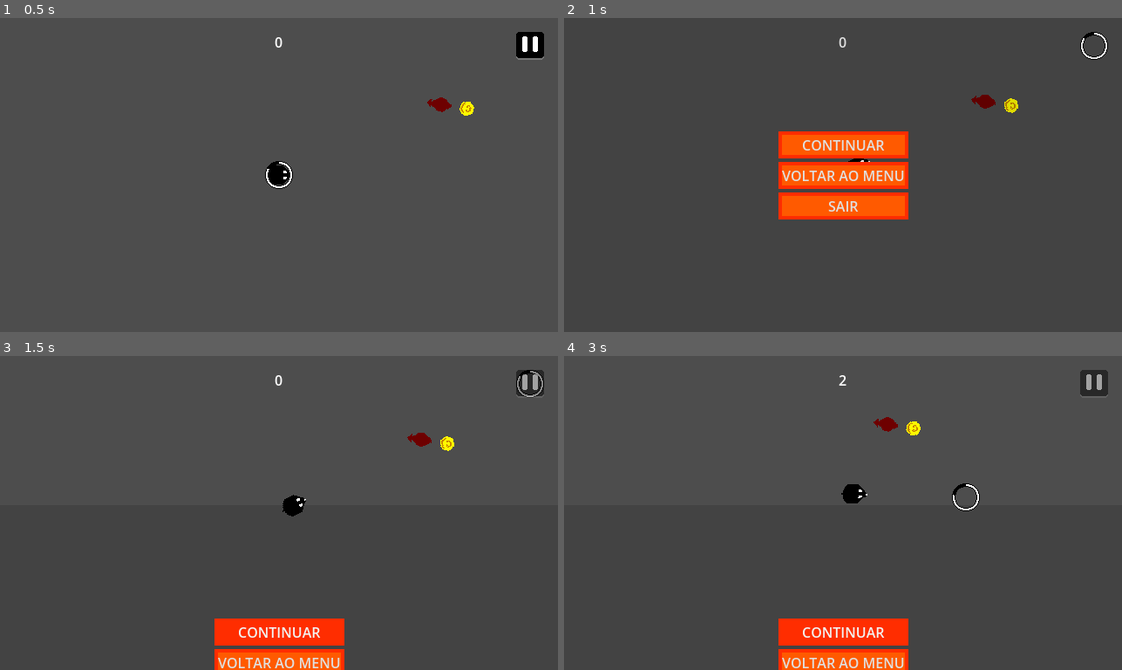
Above: before the commit, frames 1-4 (two rows, left to right).
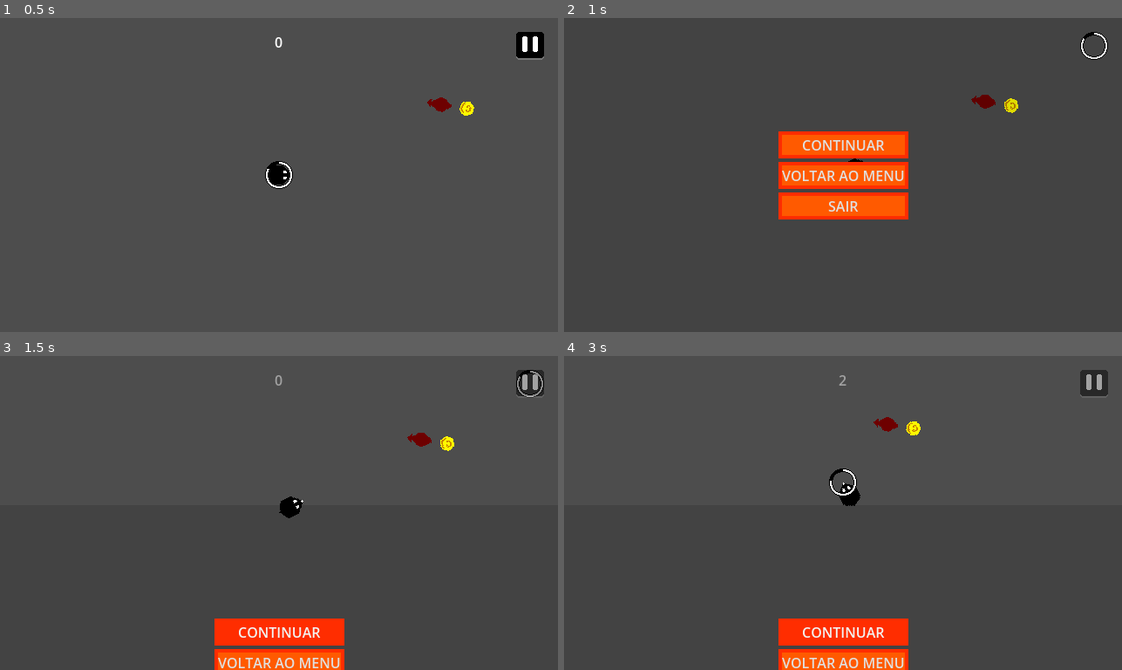
Above: after the commit, the same moments.

Repository: Botijas/Mouse_is_a_Thief
Game: Godot game, scene res://Assets/Scenes/game_scene.tscn
The game is run twice, just before and just after one commit, with the same random seed, the same clock (stepped at 60 frames per second) and the same inputs. The project has no main scene, so this scene is started directly.
Inputs (mouse positions are in pixels of both pictures, inside the frame that each line leads up to):
- Up to frame 1 (0.5 s): no input
- Up to frame 2 (1 s): click (1094, 46) at 0.5 s
- Up to frame 3 (1.5 s): click "CONTINUAR" at 1.25 s
- Up to frame 4 (3 s): tap Enter (ui_accept) at 2, 2.27 s; move the mouse to (965, 497) at 2.02 s; click "CONTINUAR" at 2.75 s

Frame 1 is identical in both runs. In frame 2, less than 0.1% of the frame differs, in the area x 49-94%, y 6-46%; in frame 3, 0.1%; in frame 4, 0.4%, in the area x 47-75%, y 6-50%.

Commit message:
Implementação do sistema de salvamento de dado
a. High score sendo salvo num arquivo JSON.

Diff:
--- a/Assets/Actors/civil_enemy.tscn
+++ b/Assets/Actors/civil_enemy.tscn
@@ -23,7 +23,7 @@
 debug_color = Color(0.88, 0.3168, 0.3168, 0.41960785)
 
 [node name="Visible On Screen" type="VisibleOnScreenNotifier2D" parent="." unique_id=1762854775]
-rect = Rect2(-14, -8, 28, 16)
+rect = Rect2(-40, -8, 54, 16)
 
 [node name="Coin" parent="." unique_id=184351232 instance=ExtResource("3_k04r8")]
 position = Vector2(-32, 0)
--- a/Assets/Scenes/game_scene.tscn
+++ b/Assets/Scenes/game_scene.tscn
@@ -23,6 +23,46 @@
 shader_parameter/progress = 0.670000031825
 shader_parameter/alpha = 1.0
 
+[sub_resource type="Animation" id="Animation_yk65x"]
+resource_name = "Lose Down"
+length = 0.35
+tracks/0/type = "value"
+tracks/0/imported = false
+tracks/0/enabled = true
+tracks/0/path = NodePath("UI/UI Container/Pause BTN:modulate")
+tracks/0/interp = 1
+tracks/0/loop_wrap = true
+tracks/0/keys = {
+"times": PackedFloat32Array(0, 0.35),
+"transitions": PackedFloat32Array(1, 1),
+"update": 0,
+"values": [Color(1, 1, 1, 1), Color(1, 1, 1, 0)]
+}
+tracks/1/type = "value"
+tracks/1/imported = false
+tracks/1/enabled = true
+tracks/1/path = NodePath("UI/Lose Panel:position")
+tracks/1/interp = 1
+tracks/1/loop_wrap = true
+tracks/1/keys = {
+"times": PackedFloat32Array(0, 0.35),
+"transitions": PackedFloat32Array(1, 1),
+"update": 0,
+"values": [Vector2(0, -360), Vector2(0, 0)]
+}
+tracks/2/type = "value"
+tracks/2/imported = false
+tracks/2/enabled = true
+tracks/2/path = NodePath("UI/UI Container/Score:modulate")
+tracks/2/interp = 1
+tracks/2/loop_wrap = true
+tracks/2/keys = {
+"times": PackedFloat32Array(0, 0.35),
+"transitions": PackedFloat32Array(1, 1),
+"update": 0,
+"values": [Color(1, 1, 1, 1), Color(1, 1, 1, 0)]
+}
+
 [sub_resource type="Animation" id="Animation_330yb"]
 resource_name = "Pause Down"
 length = 0.35
@@ -50,6 +90,18 @@
 "update": 0,
 "values": [Color(1, 1, 1, 0), Color(1, 1, 1, 1)]
 }
+tracks/2/type = "value"
+tracks/2/imported = false
+tracks/2/enabled = true
+tracks/2/path = NodePath("UI/UI Container/Score:modulate")
+tracks/2/interp = 1
+tracks/2/loop_wrap = true
+tracks/2/keys = {
+"times": PackedFloat32Array(0, 0.35),
+"transitions": PackedFloat32Array(1, 1),
+"update": 0,
+"values": [Color(1, 1, 1, 0), Color(1, 1, 1, 1)]
+}
 
 [sub_resource type="Animation" id="Animation_odgft"]
 resource_name = "Pause Up"
@@ -73,6 +125,18 @@
 tracks/1/interp = 1
 tracks/1/loop_wrap = true
 tracks/1/keys = {
+"times": PackedFloat32Array(0, 0.35),
+"transitions": PackedFloat32Array(1, 1),
+"update": 0,
+"values": [Color(1, 1, 1, 1), Color(1, 1, 1, 0)]
+}
+tracks/2/type = "value"
+tracks/2/imported = false
+tracks/2/enabled = true
+tracks/2/path = NodePath("UI/UI Container/Score:modulate")
+tracks/2/interp = 1
+tracks/2/loop_wrap = true
+tracks/2/keys = {
 "times": PackedFloat32Array(0, 0.35),
 "transitions": PackedFloat32Array(1, 1),
 "update": 0,
@@ -105,9 +169,34 @@
 "update": 0,
 "values": [Color(1, 1, 1, 1)]
 }
+tracks/2/type = "value"
+tracks/2/imported = false
+tracks/2/enabled = true
+tracks/2/path = NodePath("UI/Lose Panel:position")
+tracks/2/interp = 1
+tracks/2/loop_wrap = true
+tracks/2/keys = {
+"times": PackedFloat32Array(0),
+"transitions": PackedFloat32Array(1),
+"update": 0,
+"values": [Vector2(0, -360)]
+}
+tracks/3/type = "value"
+tracks/3/imported = false
+tracks/3/enabled = true
+tracks/3/path = NodePath("UI/UI Container/Score:modulate")
+tracks/3/interp = 1
+tracks/3/loop_wrap = true
+tracks/3/keys = {
+"times": PackedFloat32Array(0),
+"transitions": PackedFloat32Array(1),
+"update": 0,
+"values": [Color(1, 1, 1, 1)]
+}
 
 [sub_resource type="AnimationLibrary" id="AnimationLibrary_ei1hv"]
 _data = {
+&"Lose Down": SubResource("Animation_yk65x"),
 &"Pause Down": SubResource("Animation_330yb"),
 &"Pause Up": SubResource("Animation_odgft"),
 &"RESET": SubResource("Animation_s65mb")
@@ -129,10 +218,38 @@
 [sub_resource type="LabelSettings" id="LabelSettings_oljyh"]
 font_size = 24
 
-[node name="Game Scene" type="Node" unique_id=531808466 node_paths=PackedStringArray("ui_animator")]
+[sub_resource type="LabelSettings" id="LabelSettings_6450k"]
+font_size = 32
+
+[sub_resource type="StyleBoxFlat" id="StyleBoxFlat_oljyh"]
+bg_color = Color(1, 0.3529412, 0, 1)
+border_width_left = 4
+border_width_top = 4
+border_width_right = 4
+border_width_bottom = 4
+border_color = Color(1, 0.1764706, 0, 1)
+
+[sub_resource type="StyleBoxFlat" id="StyleBoxFlat_wp0uh"]
+bg_color = Color(0.39215687, 0.39215687, 0.39215687, 1)
+border_width_left = 4
+border_width_top = 4
+border_width_right = 4
+border_width_bottom = 4
+border_color = Color(0.29411766, 0.29411766, 0.29411766, 1)
+
+[sub_resource type="StyleBoxFlat" id="StyleBoxFlat_tresg"]
+bg_color = Color(1, 0.1764706, 0, 1)
+border_width_left = 4
+border_width_top = 4
+border_width_right = 4
+border_width_bottom = 4
+border_color = Color(1, 0.1764706, 0, 1)
+
+[node name="Game Scene" type="Node" unique_id=531808466 node_paths=PackedStringArray("ui_animator", "ui_manager")]
 process_mode = 3
 script = ExtResource("1_yub04")
 ui_animator = NodePath("UI/UI Animator")
+ui_manager = NodePath("UI")
 
 [node name="Game Actors" type="Node" parent="." unique_id=1020269354]
 process_mode = 1
@@ -158,7 +275,7 @@
 script = ExtResource("8_6450k")
 game_scene = NodePath("../..")
 
-[node name="UI" type="Control" parent="." unique_id=117714174 node_paths=PackedStringArray("scene", "pause_btn", "resume_btn", "back_btn", "quit_btn", "restart_btn", "score")]
+[node name="UI" type="Control" parent="." unique_id=117714174 node_paths=PackedStringArray("game_scene", "pause_btn", "resume_btn", "back_btn", "quit_btn", "restart_btn", "score", "last_score", "high_score")]
 z_index = 2
 layout_mode = 3
 anchors_preset = 15
@@ -169,13 +286,15 @@
 size_flags_horizontal = 6
 size_flags_vertical = 6
 script = ExtResource("2_s65mb")
-scene = NodePath("..")
+game_scene = NodePath("..")
 pause_btn = NodePath("UI Container/Pause BTN")
 resume_btn = NodePath("Pause Panel/Pause Menu/Resume BTN")
 back_btn = NodePath("Pause Panel/Pause Menu/Back BTN")
 quit_btn = NodePath("Pause Panel/Pause Menu/Quit BTN")
-restart_btn = NodePath("Lose Panel/MarginContainer/Restart BTN")
+restart_btn = NodePath("Lose Panel/MarginContainer/Score and Restart Box/Restart BTN")
 score = NodePath("UI Container/Score")
+last_score = NodePath("Lose Panel/MarginContainer/Score and Restart Box/Last Score Box/Score")
+high_score = NodePath("Lose Panel/MarginContainer/Score and Restart Box/High Score Box/Score")
 
 [node name="UI Animator" type="AnimationPlayer" parent="UI" unique_id=181165887]
 root_node = NodePath("../..")
@@ -205,6 +324,7 @@
 layout_mode = 2
 size_flags_horizontal = 4
 size_flags_vertical = 0
+text = "999"
 horizontal_alignment = 1
 vertical_alignment = 1
 
@@ -214,7 +334,7 @@
 anchor_right = 1.0
 anchor_bottom = 1.0
 offset_top = 360.0
-offset_bottom = 360.00238
+offset_bottom = 360.00244
 grow_horizontal = 2
 grow_vertical = 2
 theme_override_styles/panel = SubResource("StyleBoxFlat_330yb")
@@ -262,9 +382,9 @@
 anchor_bottom = 1.0
 grow_horizontal = 2
 grow_vertical = 2
-theme_override_constants/margin_left = 16
+theme_override_constants/margin_left = 32
 theme_override_constants/margin_top = 16
-theme_override_constants/margin_right = 16
+theme_override_constants/margin_right = 32
 theme_override_constants/margin_bottom = 16
 
 [node name="Text Box" type="VBoxContainer" parent="UI/Lose Panel/MarginContainer" unique_id=542689415]
@@ -290,14 +410,57 @@
 horizontal_alignment = 1
 vertical_alignment = 1
 
-[node name="Restart BTN" parent="UI/Lose Panel/MarginContainer" unique_id=721486383 instance=ExtResource("2_odgft")]
+[node name="Score and Restart Box" type="HBoxContainer" parent="UI/Lose Panel/MarginContainer" unique_id=2037499313]
+layout_mode = 2
+size_flags_vertical = 8
+
+[node name="Last Score Box" type="VBoxContainer" parent="UI/Lose Panel/MarginContainer/Score and Restart Box" unique_id=764931400]
+layout_mode = 2
+size_flags_horizontal = 2
+
+[node name="Text" type="Label" parent="UI/Lose Panel/MarginContainer/Score and Restart Box/Last Score Box" unique_id=103643706]
+layout_mode = 2
+text = "Last Score"
+label_settings = SubResource("LabelSettings_6450k")
+horizontal_alignment = 1
+vertical_alignment = 1
+
+[node name="Score" type="Label" parent="UI/Lose Panel/MarginContainer/Score and Restart Box/Last Score Box" unique_id=1503028029]
+layout_mode = 2
+text = "---"
+label_settings = SubResource("LabelSettings_6450k")
+horizontal_alignment = 1
+vertical_alignment = 1
+
+[node name="Restart BTN" parent="UI/Lose Panel/MarginContainer/Score and Restart Box" unique_id=721486383 instance=ExtResource("2_odgft")]
 layout_mode = 2
 size_flags_horizontal = 4
-size_flags_vertical = 8
+size_flags_vertical = 4
+theme_override_styles/normal = SubResource("StyleBoxFlat_oljyh")
+theme_override_styles/pressed = SubResource("StyleBoxFlat_wp0uh")
+theme_override_styles/hover = SubResource("StyleBoxFlat_tresg")
 text = "RECOMEÇAR"
+
+[node name="High Score Box" type="VBoxContainer" parent="UI/Lose Panel/MarginContainer/Score and Restart Box" unique_id=267650573]
+layout_mode = 2
+size_flags_horizontal = 10
+
+[node name="Text" type="Label" parent="UI/Lose Panel/MarginContainer/Score and Restart Box/High Score Box" unique_id=259798297]
+layout_mode = 2
+text = "High Score"
+label_settings = SubResource("LabelSettings_6450k")
+horizontal_alignment = 1
+vertical_alignment = 1
+
+[node name="Score" type="Label" parent="UI/Lose Panel/MarginContainer/Score and Restart Box/High Score Box" unique_id=1198903889]
+layout_mode = 2
+text = "---"
+label_settings = SubResource("LabelSettings_6450k")
+horizontal_alignment = 1
+vertical_alignment = 1
 
 [connection signal="pressed" from="UI/UI Container/Pause BTN" to="UI" method="_on_pause_btn_pressed"]
 [connection signal="pressed" from="UI/Pause Panel/Pause Menu/Resume BTN" to="UI" method="_on_resume_btn_pressed"]
 [connection signal="pressed" from="UI/Pause Panel/Pause Menu/Back BTN" to="UI" method="_on_back_btn_pressed"]
 [connection signal="pressed" from="UI/Pause Panel/Pause Menu/Quit BTN" to="UI" method="_on_quit_btn_pressed"]
-[connection signal="pressed" from="UI/Lose Panel/MarginContainer/Restart BTN" to="UI" method="_on_restart_btn_pressed"]
+[connection signal="pressed" from="UI/Lose Panel/MarginContainer/Score and Restart Box/Restart BTN" to="UI" method="_on_restart_btn_pressed"]
--- a/Assets/Scripts/game_manager.gd
+++ b/Assets/Scripts/game_manager.gd
@@ -5,28 +5,33 @@
 	Losing,
 	Paused}
 
-var actual_game_state : GAME_STATES = GAME_STATES.Playing
+var actual_game_state : GAME_STATES
 
 var points : int = 0
+var high_score : int = 0
+
+var data_path = "user://data.json"
 
 @export var ui_animator : AnimationPlayer
+@export var ui_manager : Control
 
 signal lose(to: String)
 
 func _ready() -> void:
+	read_data()
+	actual_game_state = GAME_STATES.Playing
 	lose.connect(_on_lose)
 
 func _process(delta: float) -> void:
 	match actual_game_state:
 		#Playing
 		0:
-			# O "await" é ultilizado aqui para garantir que o menu vai estar invisivel
-			await ui_animator.animation_finished
 			if get_tree().paused != false:
 				get_tree().paused = false
 		#Losing
 		1:
-			pass
+			if get_tree().paused != true:
+				get_tree().paused = true
 		#Paused
 		2:
 			if get_tree().paused != true:
@@ -46,17 +51,55 @@
 	if Input.is_action_just_pressed("ui_accept"):
 		points += 1
 
+func save_data() -> void:
+	var data := {
+		"high_score" : max(points, high_score) }
+
+	var archive = FileAccess.open(data_path, FileAccess.WRITE)
+	if archive == null:
+		printerr("Archive not found")
+		return
+
+	var json = JSON.stringify(data)
+	archive.store_string(json)
+	archive.close()
+
+func read_data() -> void:
+	if not FileAccess.file_exists(data_path):
+		printerr("Não Existe Dado aqui")
+		return
+
+	var archive = FileAccess.open(data_path, FileAccess.READ)
+	if archive == null:
+		printerr("Archive not found")
+		return
+
+	var content = archive.get_as_text()
+	archive.close()
+
+	var json = JSON.parse_string(content)
+	if not json:
+		printerr("Não foi possível abrir o JSON")
+		return
+
+	high_score = json["high_score"]
+
 func go_to_playing() -> void:
+	ui_animator.play("Pause Down")
+	# O "await" é ultilizado aqui para garantir que o menu vai estar invisivel
+	await ui_animator.animation_finished
 	actual_game_state = GAME_STATES.Playing
-	ui_animator.play("Pause Down")
 
 func go_to_paused() -> void:
+	ui_animator.play("Pause Up")
 	actual_game_state = GAME_STATES.Paused
-	ui_animator.play("Pause Up")
+
+func go_to_losing(to: String) -> void:
+	ui_animator.play("Lose Down")
+	read_data()
+	ui_manager.set_scores_on_labels()
+	actual_game_state = GAME_STATES.Losing
 
 func _on_lose(to: String):
-	match to:
-		"wait_time":
-			print("Você ficou parado")
-		"civil":
-			print("Você esbarrou no Civil")
+	save_data()
+	go_to_losing(to)
--- a/Assets/Scripts/ui_manager.gd
+++ b/Assets/Scripts/ui_manager.gd
@@ -1,7 +1,7 @@
 extends Control
 
 @export_category("Scenes Refs")
-@export var scene : Node
+@export var game_scene : Node
 @export_category("Buttons Refs")
 @export var pause_btn : BaseButton
 @export var resume_btn : BaseButton
@@ -10,16 +10,22 @@
 @export var restart_btn : BaseButton
 @export_category("Score Refs")
 @export var score : Label
+@export var last_score : Label
+@export var high_score : Label
 
 func _physics_process(delta: float) -> void:
-	score.text = str(scene.points)
+	score.text = str(game_scene.points)
+
+func set_scores_on_labels() -> void:
+	last_score.text = str(game_scene.points)
+	high_score.text = str(game_scene.high_score)
 
 func _on_pause_btn_pressed() -> void:
-	scene.go_to_paused()
+	game_scene.go_to_paused()
 	pause_btn.set_focus_mode(FOCUS_NONE)
 
 func _on_resume_btn_pressed() -> void:
-	scene.go_to_playing()
+	game_scene.go_to_playing()
 	resume_btn.set_focus_mode(FOCUS_NONE)
 
 func _on_back_btn_pressed() -> void:
@@ -31,4 +37,5 @@
 
 func _on_restart_btn_pressed() -> void:
 	get_tree().reload_current_scene()
+	game_scene.read_data()
 	restart_btn.set_focus_mode(FOCUS_NONE)
--- a/project.godot
+++ b/project.godot
@@ -18,7 +18,6 @@
 
 window/size/viewport_width=640
 window/size/viewport_height=360
-window/size/mode=3
 window/stretch/mode="canvas_items"
 
 [global_group]
